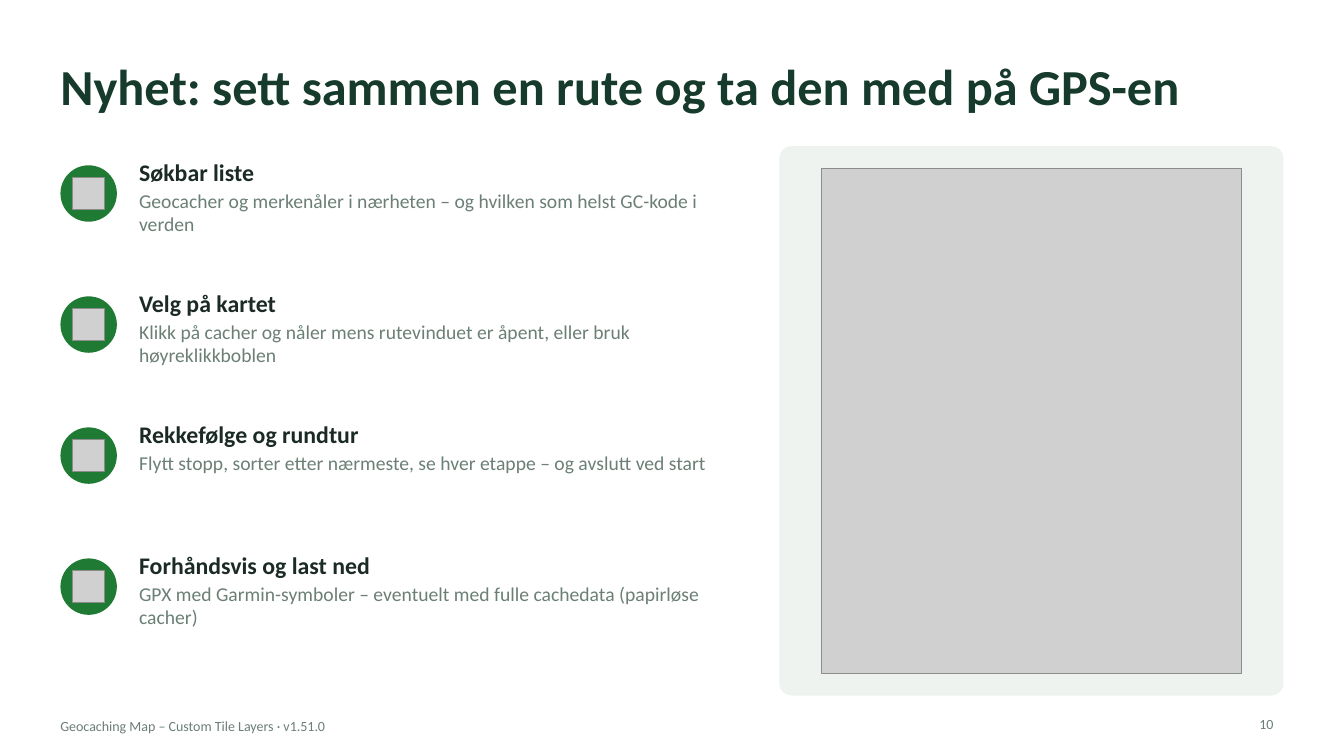
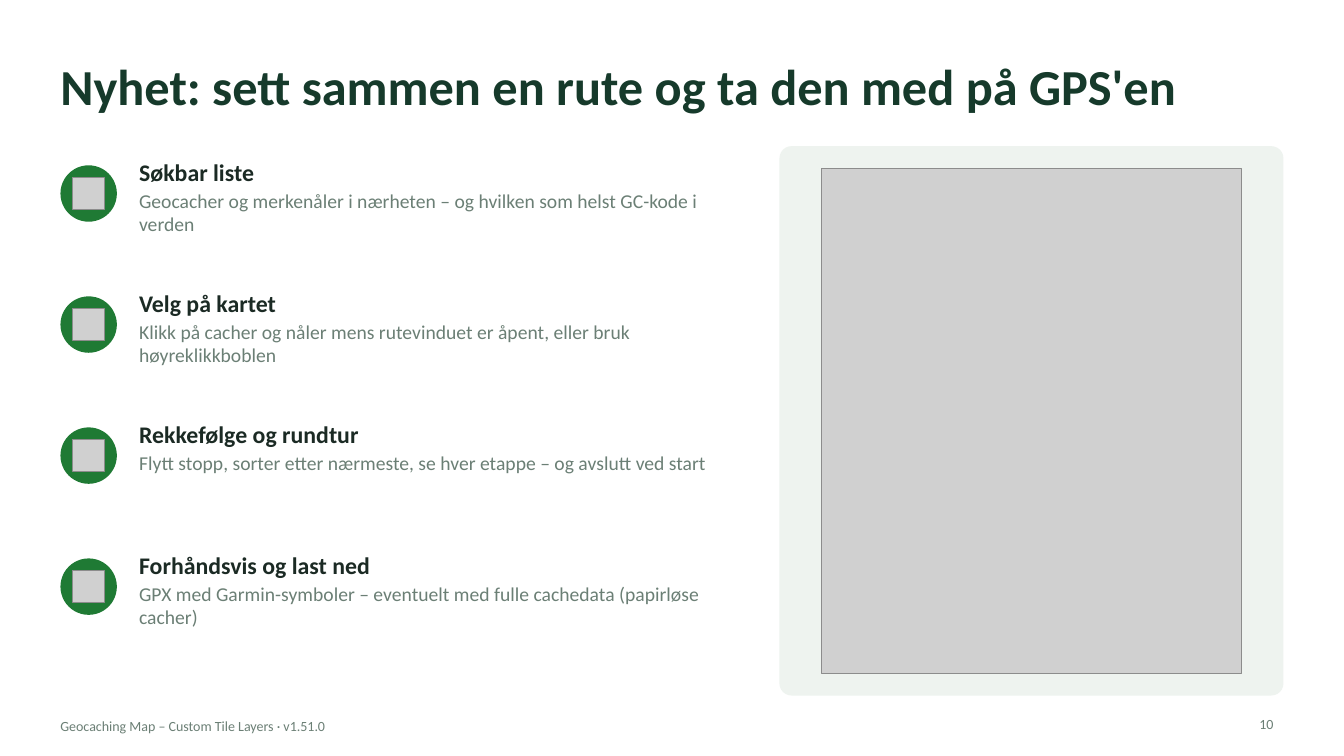
Before and after one commit to knutos/custom-tiles, a slide deck: slide 10 of docs/Geocaching-Map-Custom-Tile-Layers-Presentasjon.pptx. Drawn at 1344x756 pixels with LibreOffice and Linux fonts; fonts in the diff are those of the drawing; grey boxes stand for pictures. Boxes give left, top, right and bottom in pixels: in the first picture for what was removed or moved away, otherwise in the second. Text is boxed around its words. In the diff, an @@ line names an element or a change of style, - is before the commit and + after.

```diff
--- a/docs/Geocaching-Map-Custom-Tile-Layers-Presentasjon.pptx
+++ b/docs/Geocaching-Map-Custom-Tile-Layers-Presentasjon.pptx
@@ title at (60, 68, 1176, 114): text changed @@
-Nyhet: sett sammen en rute og ta den med på GPS-en
+Nyhet: sett sammen en rute og ta den med på GPS'en
```
Also in this commit, not shown: 1 other slide changed, 7 other files.
